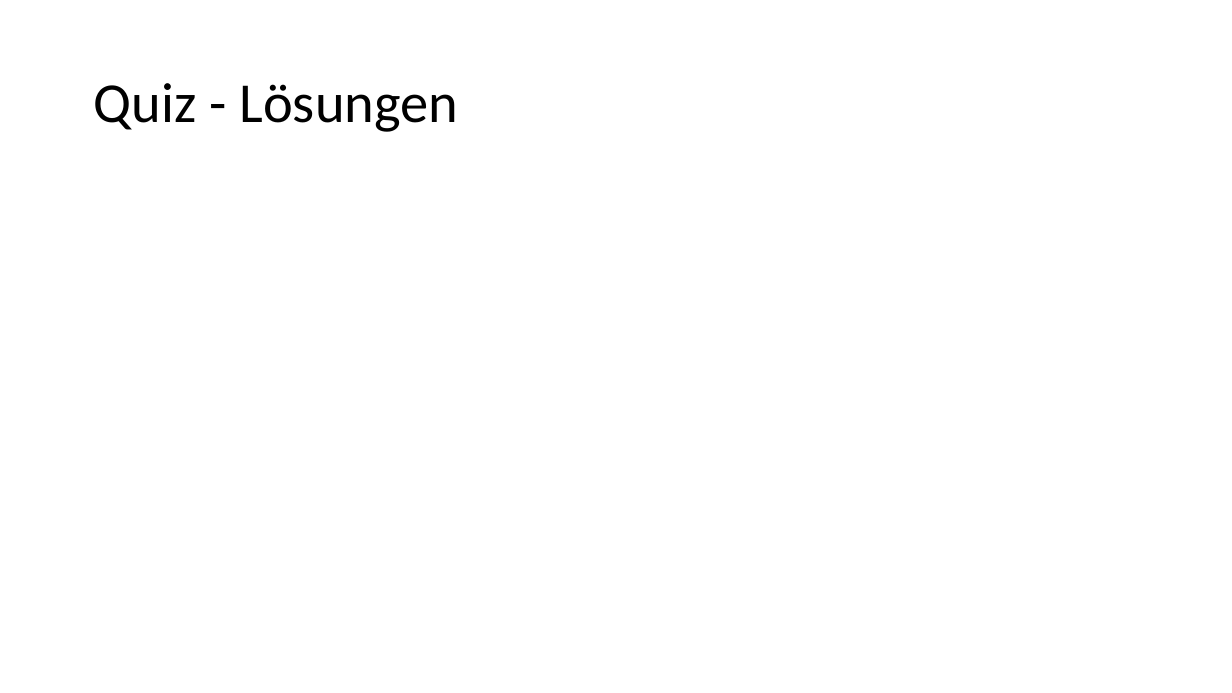
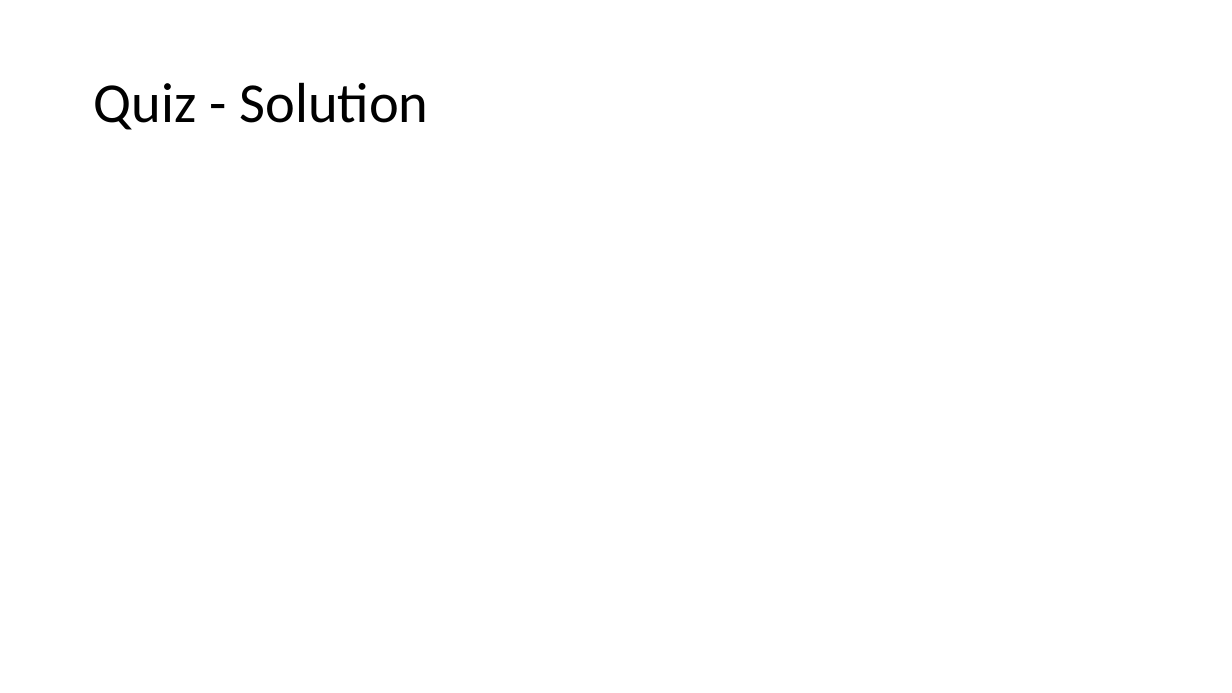
Before and after one commit to tdweber/Schweg_Web, a slide deck: slide 16 of SW04a Recap Schwegler Weber.pptx (slide 9 before the commit). Drawn at 1232x693 pixels with LibreOffice and Linux fonts; fonts in the diff are those of the drawing. Boxes give left, top, right and bottom in pixels: in the first picture for what was removed or moved away, otherwise in the second. Text is boxed around its words. In the diff, an @@ line names an element or a change of style, - is before the commit and + after.

```diff
--- a/SW04a Recap Schwegler Weber.pptx
+++ b/SW04a Recap Schwegler Weber.pptx
@@ title at (94, 82, 429, 130): text changed @@
-Quiz - Lösungen
+Quiz - Solution
```
Also in this commit, not shown: 5 other slides changed, 9 slides added, 2 slides removed.
